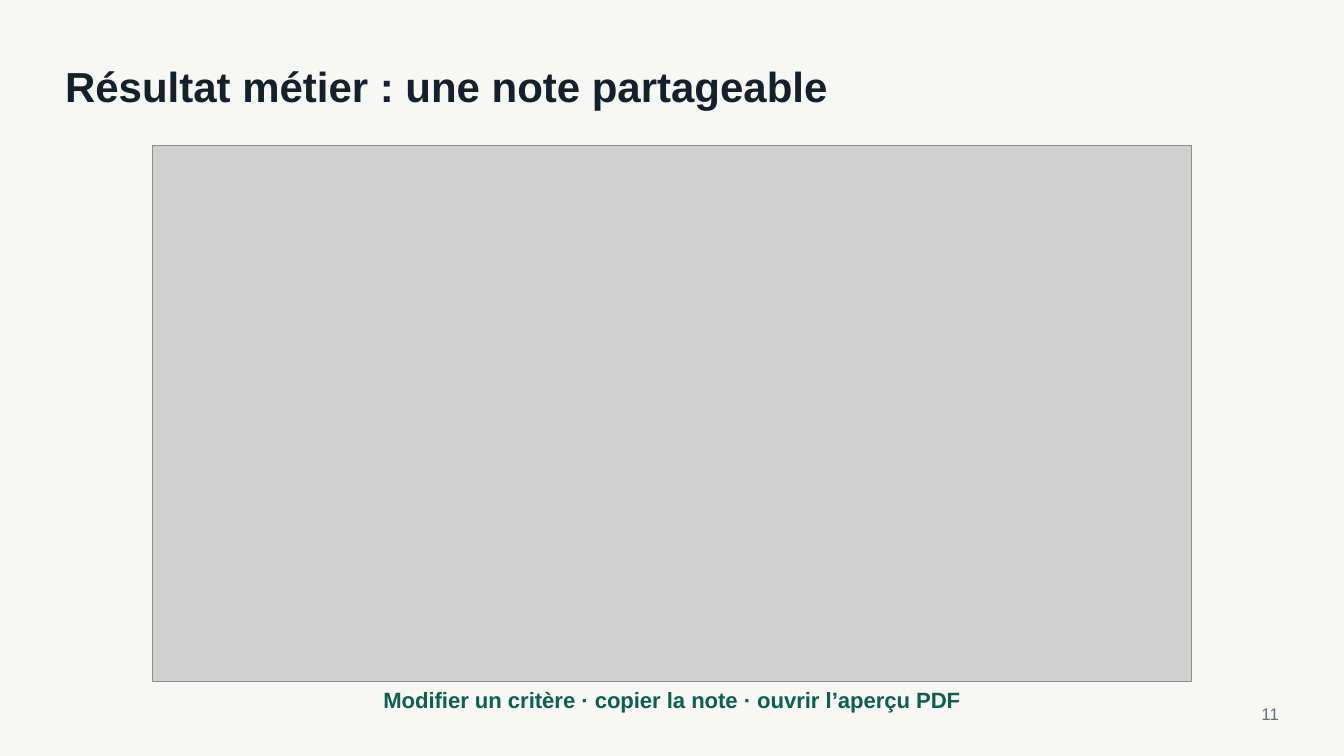
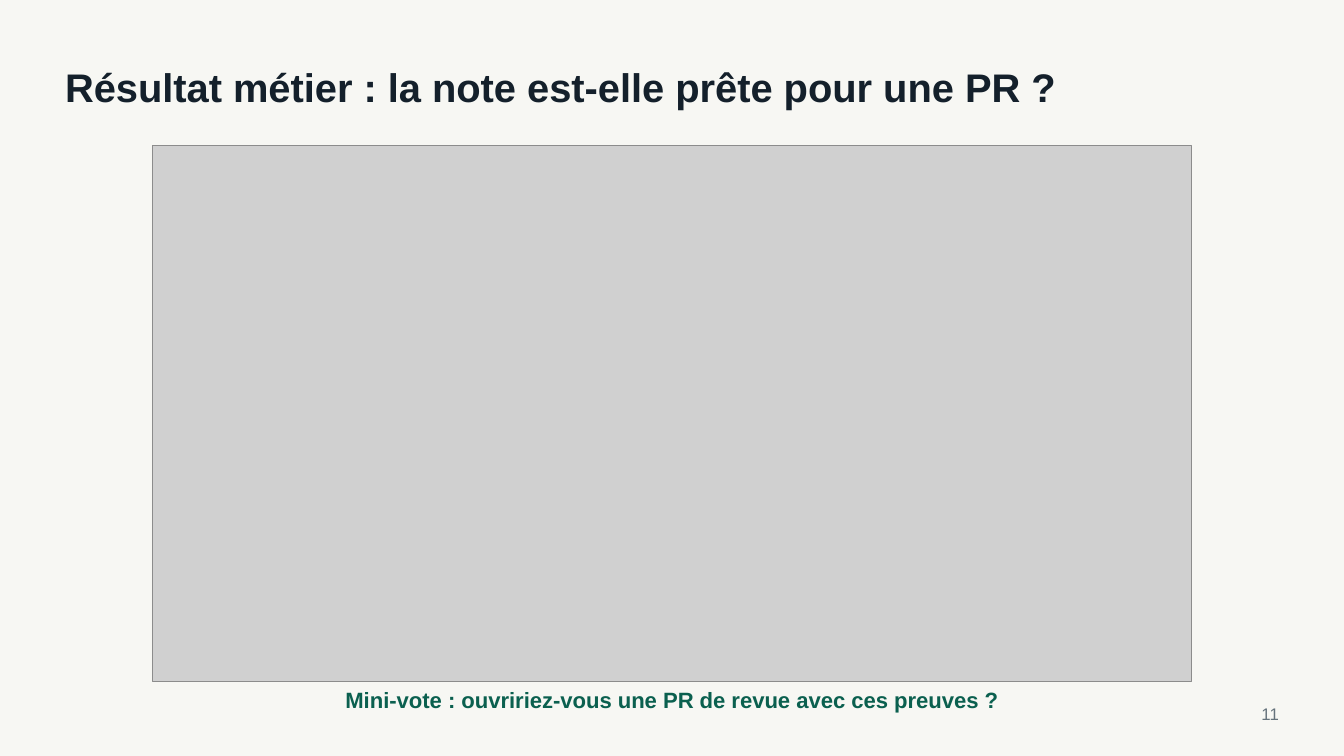
Before and after one commit to Mohamedballouch/radar-ia-casablanca-demo, a slide deck: slide 11 of workshop/slides/atelier-pdsf-pdo-casablanca.pptx. Drawn at 1344x756 pixels with LibreOffice and Linux fonts; fonts in the diff are those of the drawing; grey boxes stand for pictures. Boxes give left, top, right and bottom in pixels: in the first picture for what was removed or moved away, otherwise in the second. Text is boxed around its words. In the diff, an @@ line names an element or a change of style, - is before the commit and + after.

```diff
--- a/workshop/slides/atelier-pdsf-pdo-casablanca.pptx
+++ b/workshop/slides/atelier-pdsf-pdo-casablanca.pptx
@@ text at box(65, 72, 1020, 110): text changed; size 30 to 28.5 pt @@
-Résultat métier : une note partageable
+Résultat métier : la note est-elle prête pour une PR ?
@@ text at box(345, 692, 978, 713): text changed @@
-Modifier un critère · copier la note · ouvrir l’aperçu PDF
+Mini-vote : ouvririez-vous une PR de revue avec ces preuves ?
```
Also in this commit, not shown: 10 other slides changed, 1 slide added, 1 slide removed, 2 other files.
